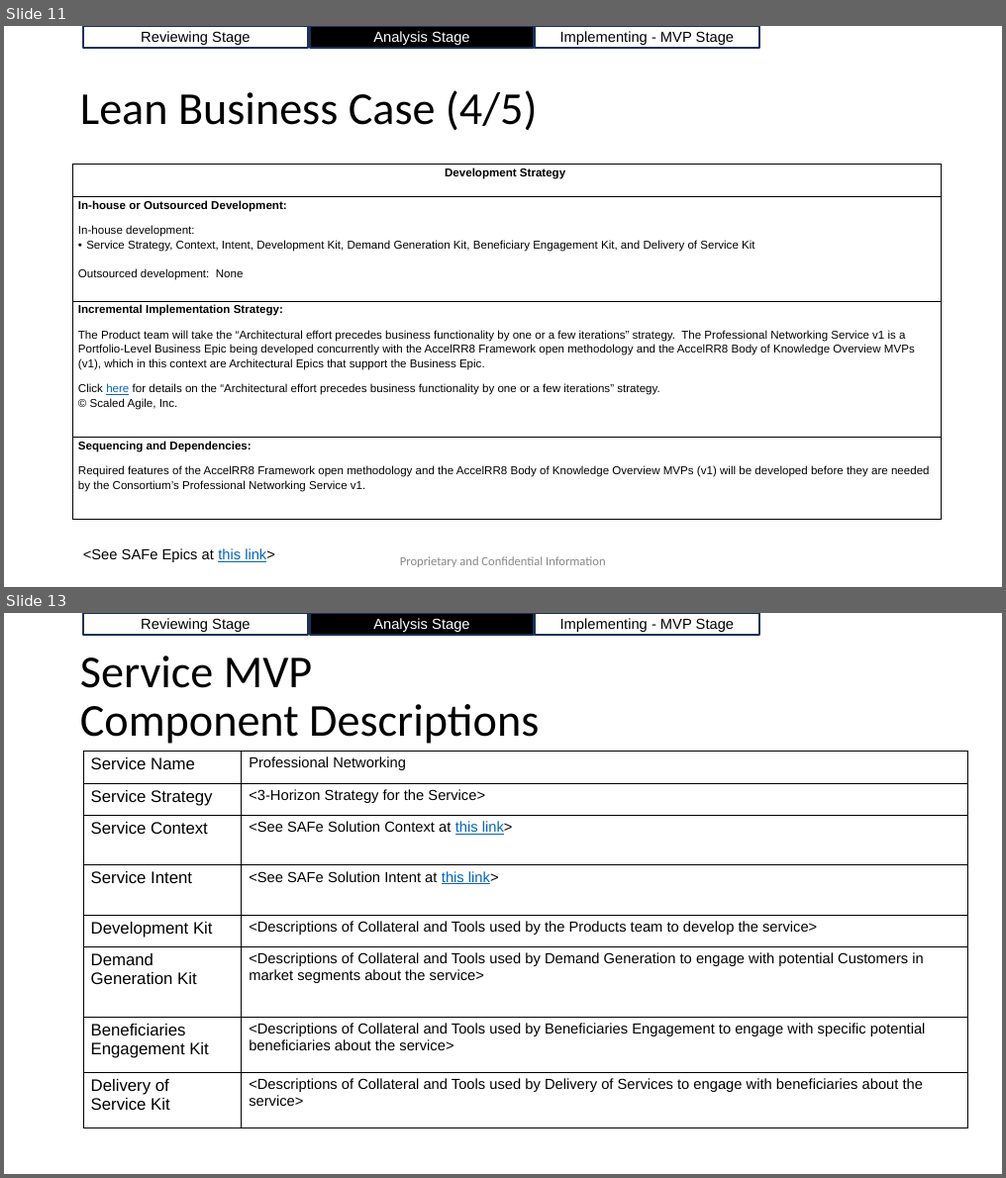
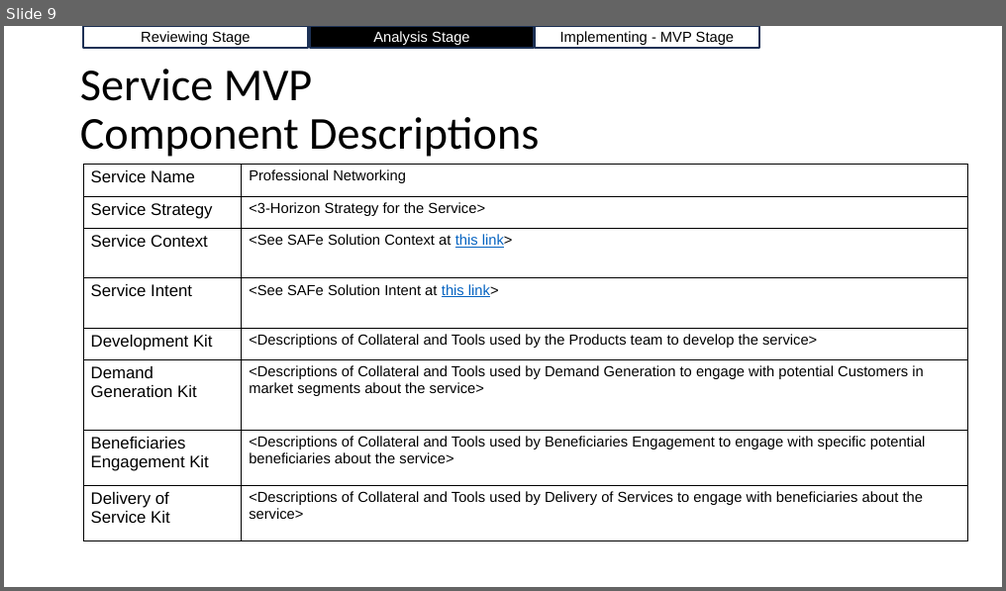
Before and after one commit to AccelRR8-Consortium-NonProfit/Management-Public, a slide deck: docs/2_Value_Creation/2a_Product/Professional_Networking/Professional_Networking_v1_Lean_Business_Case.pptx. Shown one above the other, each under a label of ours: slides 11 and 13 before the commit, slide 9 after it; the slides between them are not shown. The pictures are 1006x1178 and 1006x591 pixels, drawn with LibreOffice and Linux fonts; fonts in the diff are those of the drawing; background and template pictures are left out. Boxes give left, top, right and bottom in pixels: in the first picture for what was removed or moved away, otherwise in the second. Text is boxed around its words. In the diff, an @@ line names an element or a change of style, - is before the commit and + after.

Commit message:
Updated Professional Networking Deliverables

```diff
--- a/docs/2_Value_Creation/2a_Product/Professional_Networking/Professional_Networking_v1_Lean_Business_Case.pptx
+++ b/docs/2_Value_Creation/2a_Product/Professional_Networking/Professional_Networking_v1_Lean_Business_Case.pptx
@@ slide 11 removed at [4, 26, 1002, 587], background #FFFFFF @@
@@ rectangle removed at [83, 26, 308, 48] @@
-Reviewing Stage
@@ rectangle removed at [310, 26, 534, 48] @@
-Analysis Stage
@@ rectangle removed at [535, 26, 759, 48] @@
-Implementing - MVP Stage
@@ title removed at [80, 90, 538, 131] @@
-Lean Business Case (4/5)
@@ table removed at [73, 165, 942, 520], 4 rows, 1 columns @@
-Development Strategy
-In-house or Outsourced Development: / In-house development: / Service Strategy, Context, Intent, Development Kit, Demand Generation Kit, Beneficiary Engagement Kit, and Delivery of Service Kit / Outsourced development: None
-Incremental Implementation Strategy: / The Product team will take the “Architectural effort precedes business functionality by one or a few iterations” strategy. The Professional Networking Service v1 is a Portfolio-Level Business Epic being developed concurrently with the AccelRR8 Framework open methodology and the AccelRR8 Body of Knowledge Overview MVPs (v1), which in this context are Architectural Epics that support the Business Epic. / Click here for details on the “Architectural effort precedes business functionality by one or a few iterations” strategy. © Scaled Agile, Inc.
-Sequencing and Dependencies: / Required features of the AccelRR8 Framework open methodology and the AccelRR8 Body of Knowledge Overview MVPs (v1) will be developed before they are needed by the Consortium’s Professional Networking Service v1.
@@ text removed at [83, 549, 275, 563] @@
-<See SAFe Epics at this link>
@@ text removed at [400, 557, 606, 568] @@
-Proprietary and Confidential Information
@@ what was slide 13 is now slide 9 @@
```
Also in this commit, not shown: 2 slides changed, 3 other slides removed, 5 other files.
